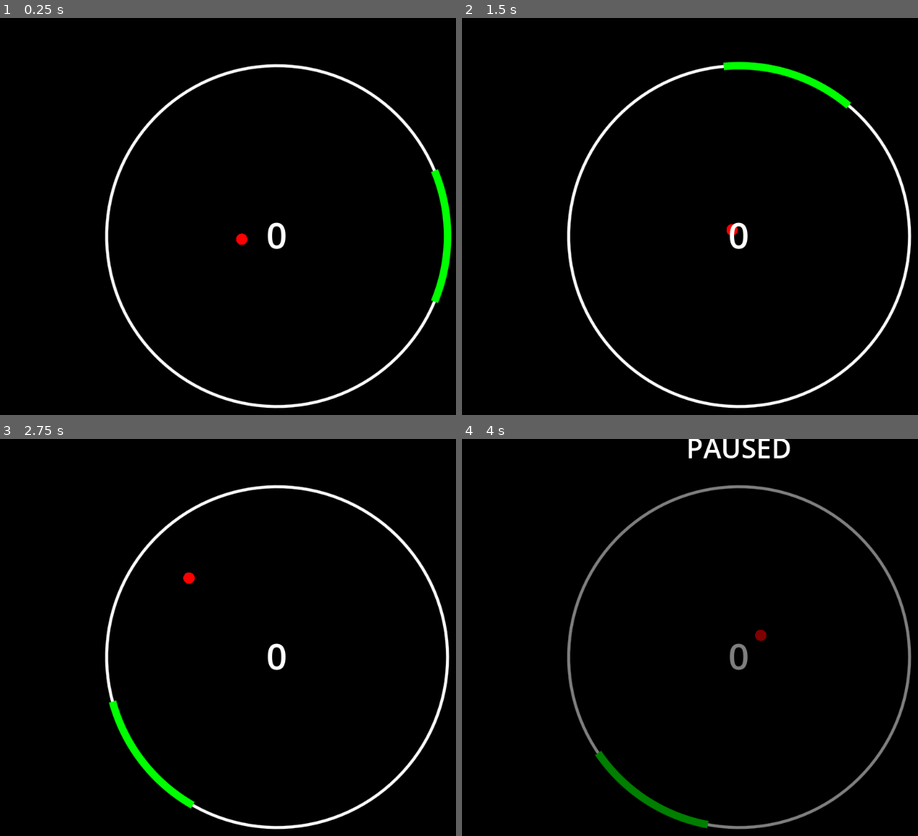
Above: before the commit, frames 1-4 (two rows, left to right).
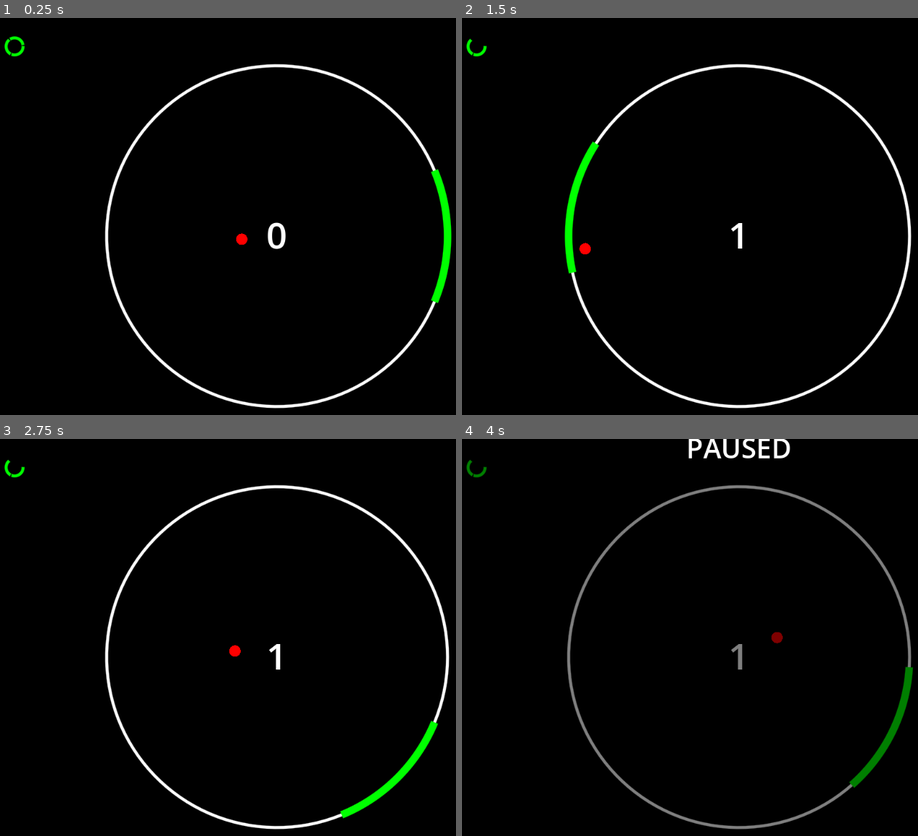
Above: after the commit, the same moments.

Repository: hstubb2/pong_circle
Game: Godot game, scene res://main.tscn
The game is run twice, just before and just after one commit, with the same random seed, the same clock (stepped at 60 frames per second) and the same inputs.
Inputs (mouse positions are in pixels of both pictures, inside the frame that each line leads up to):
- Up to frame 1 (0.25 s): no input
- Up to frame 2 (1.5 s): tap Enter (ui_accept) at 0.5, 0.77 s; move the mouse to (867, 212) at 0.52 s; hold Right (ui_right) 0.53-1.28 s; click (867, 212) at 0.67 s; move the mouse to (621, 256) at 1.27 s; hold Left (ui_left) from 1.28 s (still down)
- Up to frame 3 (2.75 s): tap Enter (ui_accept) at 1.52, 2 s; move the mouse to (337, 562) at 2.02 s; release Left (ui_left) at 2.03 s; hold Right (ui_right) from 2.03 s (still down)
- Up to frame 4 (4 s): move the mouse to (708, 744) at 2.77 s; click (708, 744) at 2.92 s; tap Enter (ui_accept) at 3.02, 3.5, 3.77 s; move the mouse to (913, 720) at 3.52 s; release Right (ui_right) at 3.53 s; hold Left (ui_left) from 3.53 s (still down)

The runs differ from the first frame. In frame 1, 0.1% of the frame differs, in the area x 0-6%, y 4-10%; in frame 2, 1.6%; in frame 3, 1.6%, in the area x 0-97%, y 5-96%; in frame 4, 1.6%.

Commit message:
Add spikey mines, red explosions, and 3-lives system

Diff:
--- a/main.gd
+++ b/main.gd
@@ -19,6 +19,7 @@
 # Game State
 var score: int = 0
 var paddle_hits: int = 0
+var lives: int = 3
 var is_paused: bool = false
 
 # Obstacles
@@ -45,6 +46,7 @@
     ball_speed = base_ball_speed
     score = 0
     paddle_hits = 0
+    lives = 3
     blocks.clear()
     damage_queue.clear()
 
@@ -190,9 +192,9 @@
             var rect_max = b.pos + Vector2(half_size, half_size)
 
             var closest = ball_pos.clamp(rect_min, rect_max)
-            var dist = ball_pos.distance_to(closest)
-
-            if dist <= ball_radius:
+            var dist_block = ball_pos.distance_to(closest)
+
+            if dist_block <= ball_radius:
                 # Bounce
                 var normal = Vector2.ZERO
                 if ball_pos == closest:
@@ -223,8 +225,16 @@
         var angle_to_ball = (ball_pos - center).angle()
         var diff = wrapf(angle_to_ball - paddle_angle, -PI, PI)
 
-        # If the ball hits the neon green arc
+        var is_hit = false
         if abs(diff) <= paddle_width / 2.0:
+            is_hit = true
+        else:
+            if lives > 0:
+                lives -= 1
+                paddle_angle = angle_to_ball
+                is_hit = true
+
+        if is_hit:
             var normal = (center - ball_pos).normalized()
             ball_vel = ball_vel.bounce(normal)
 
@@ -248,7 +258,7 @@
                 elif roll <= 0.30:
                     spawn_blocks(1)
         else:
-            # Missed
+            # Missed completely (0 lives)
             start_game()
 
     queue_redraw()
@@ -284,10 +294,25 @@
         var c = base_color
         c.a = alpha
         block_style.bg_color = c
+
+        # If it's a mine, draw a rotated under-layer to make it spikey
+        if b.type == "mine":
+            draw_set_transform(b.pos, PI/4, Vector2.ONE)
+            var rect_centered = Rect2(-Vector2(current_size/2.0, current_size/2.0), Vector2(current_size, current_size))
+            draw_style_box(block_style, rect_centered)
+            draw_set_transform(Vector2.ZERO, 0, Vector2.ONE)
+
+        # Draw the standard orientation block
         draw_style_box(block_style, rect)
 
+        # Explosion logic for mines
+        if b.type == "mine" and b.state == "disintegrating":
+            var expl_radius = (block_size * 2.5) * (1.0 - b.anim_timer)
+            var expl_color = Color(1, 0, 0, b.anim_timer)
+            draw_circle(b.pos, expl_radius, expl_color)
+
         # Draw "Cracked" lines based on missing HP
-        if b.state != "disintegrating":
+        if b.state != "disintegrating" and b.type != "mine":
             var missing_hp = b.max_hp - b.hp
             var crack_color = Color(0, 0, 0, alpha)
             if missing_hp >= 1:
@@ -309,6 +334,15 @@
     var text_size = default_font.get_string_size(str(score), HORIZONTAL_ALIGNMENT_CENTER, -1, font_size)
     var text_pos = center - Vector2(text_size.x / 2.0, -text_size.y / 4.0)
     draw_string(default_font, text_pos, str(score), HORIZONTAL_ALIGNMENT_CENTER, -1, font_size, Color.WHITE)
+
+    # Draw Lives HUD
+    var hud_center = Vector2(50, 50)
+    var hud_radius = 15.0
+    var arc_length = (TAU / 3.0) - 0.2
+    for i in range(lives):
+        var arc_start = i * (TAU / 3.0)
+        var arc_end = arc_start + arc_length
+        draw_arc(hud_center, hud_radius, arc_start, arc_end, 16, Color("00ff00"), 4.0, true)
 
     # Pause Overlay
     if is_paused:
